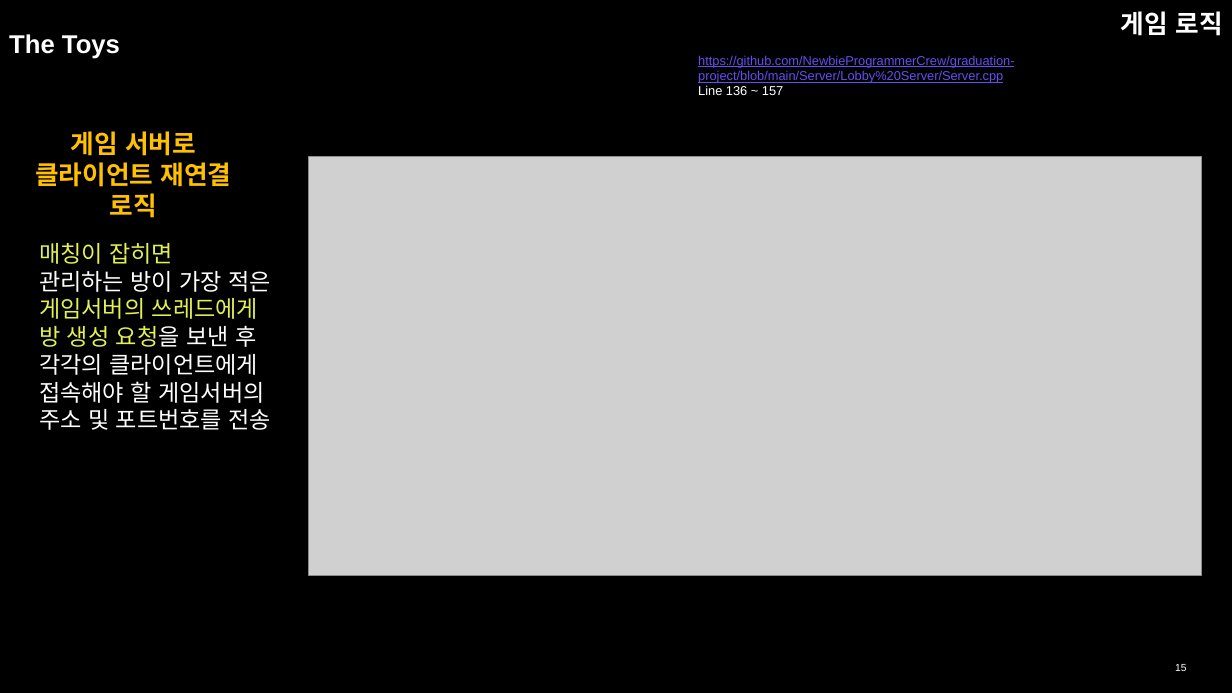
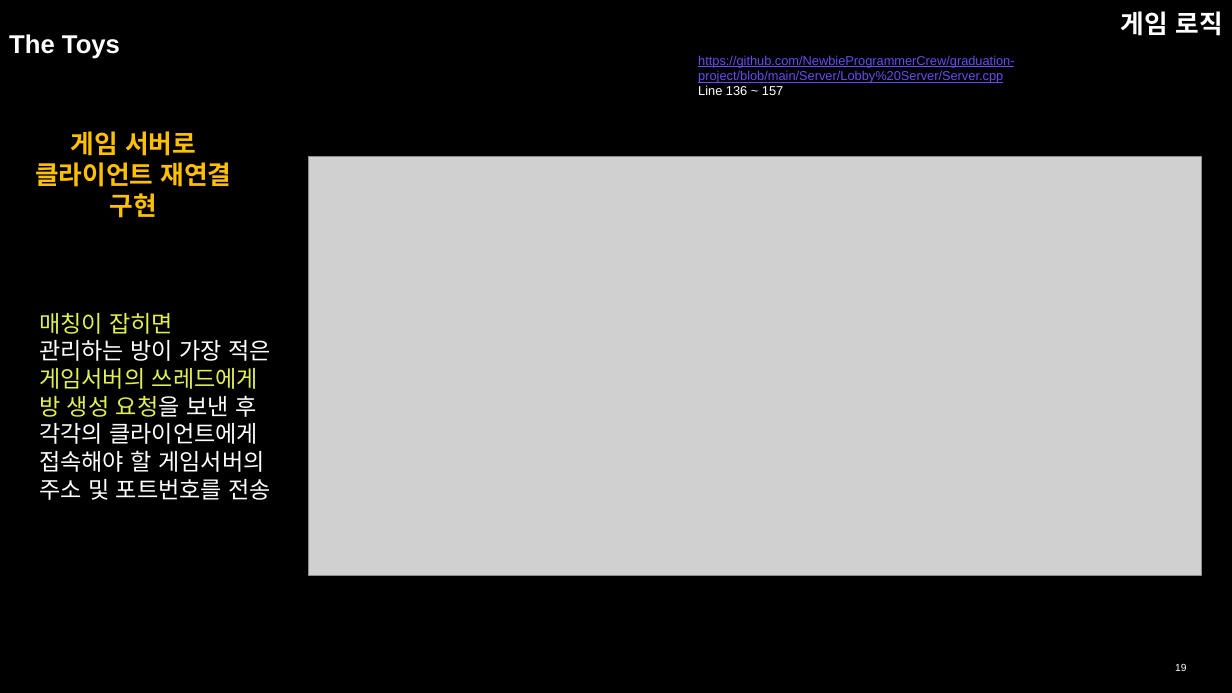
Before and after one commit to NewbieProgrammerCrew/graduation-project, a slide deck: slide 19 of 포트폴리오/이종혁 포트폴리오.pptx (slide 15 before the commit). Drawn at 1232x693 pixels with LibreOffice and Linux fonts; fonts in the diff are those of the drawing; grey boxes stand for pictures. Boxes give left, top, right and bottom in pixels: in the first picture for what was removed or moved away, otherwise in the second. Text is boxed around its words. In the diff, an @@ line names an element or a change of style, - is before the commit and + after.

```diff
--- a/포트폴리오/이종혁 포트폴리오.pptx
+++ b/포트폴리오/이종혁 포트폴리오.pptx
@@ text at (110, 193, 157, 218): text changed @@
-로직
+구현
@@ text "매칭이 잡히면": place and size @@
-text "매칭이 잡히면" at (39, 243, 272, 430)
+text "매칭이 잡히면" at (39, 313, 272, 500)
@@ page number at (1175, 664, 1186, 671): text changed @@
-15
+19
```
Also in this commit, not shown: 12 other slides changed, 9 slides added, 4 slides removed.
